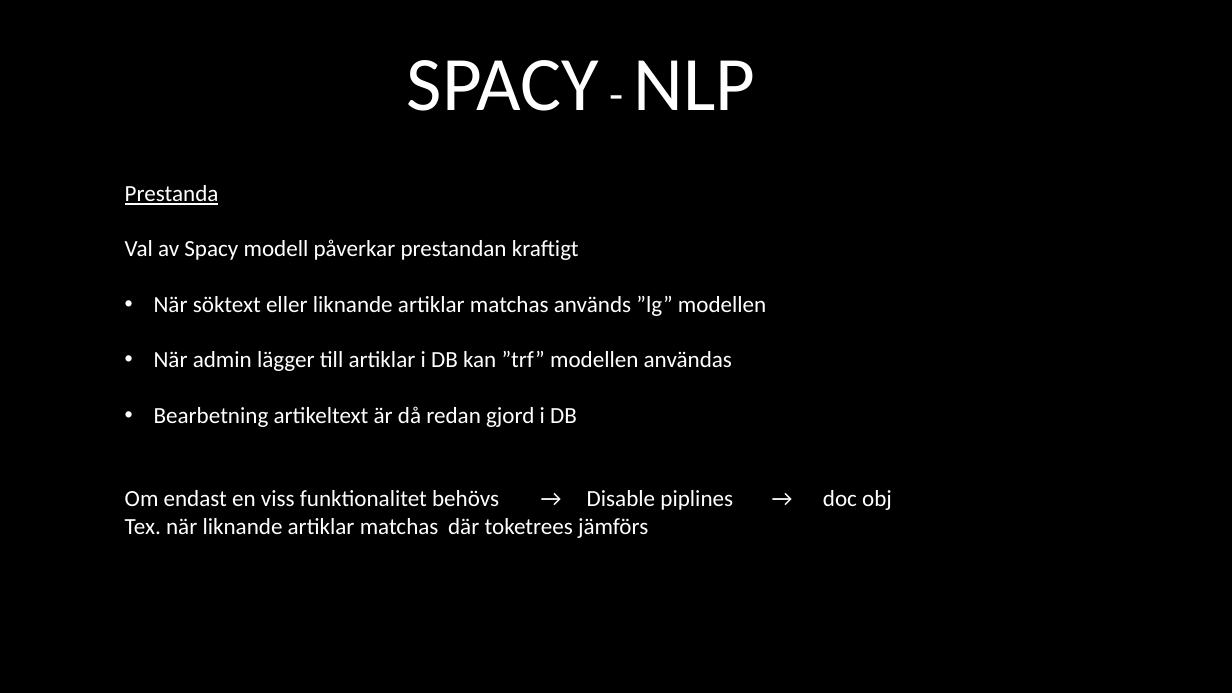
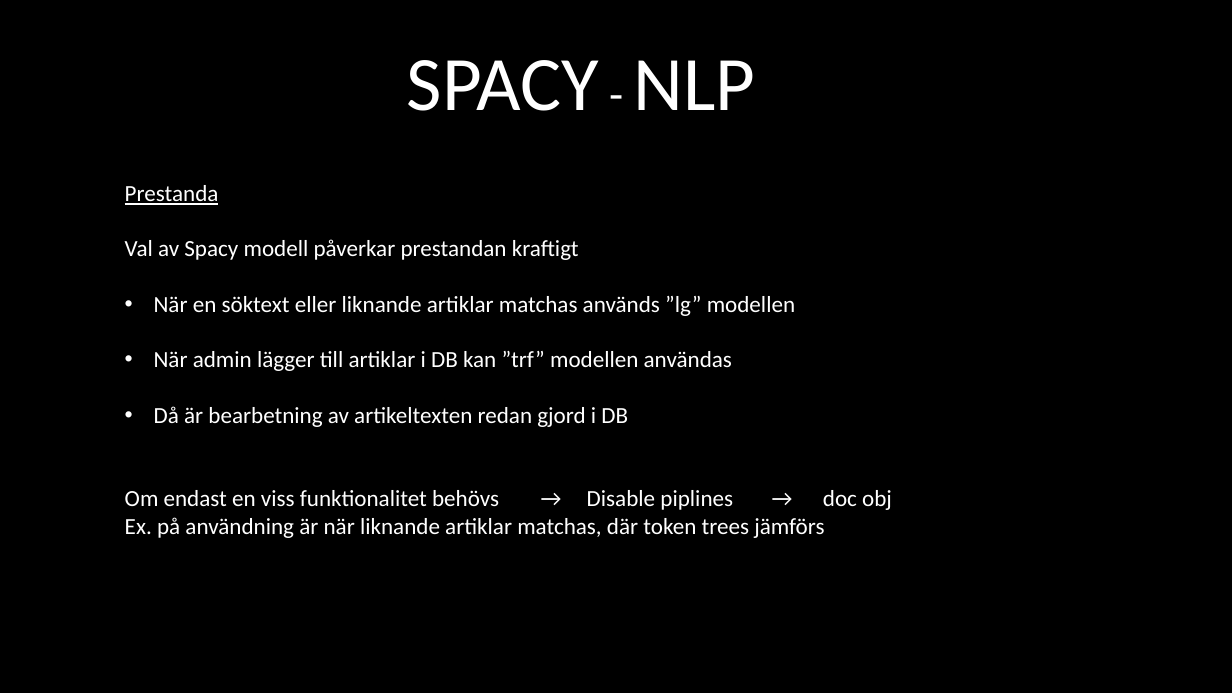
Before and after one commit to nextline501/Article-Finder, a slide deck: slide 5 of documentation/Grupp 3.pptx. Drawn at 1232x693 pixels with LibreOffice and Linux fonts; fonts in the diff are those of the drawing; background and template pictures are left out. Boxes give left, top, right and bottom in pixels: in the first picture for what was removed or moved away, otherwise in the second. Text is boxed around its words. In the diff, an @@ line names an element or a change of style, - is before the commit and + after.

Commit message:
Spelling errors in pptx

```diff
--- a/documentation/Grupp 3.pptx
+++ b/documentation/Grupp 3.pptx
@@ text at box(154, 296, 795, 316): text changed @@
-• När söktext eller liknande artiklar matchas används ”lg” modellen
+• När en söktext eller liknande artiklar matchas används ”lg” modellen
@@ text at box(154, 406, 628, 427): text changed @@
-• Bearbetning artikeltext är då redan gjord i DB
+• Då är bearbetning av artikeltexten redan gjord i DB
@@ text at box(125, 517, 824, 538): text changed @@
-Tex. när liknande artiklar matchas där toketrees jämförs
+Ex. på användning är när liknande artiklar matchas, där token trees jämförs
```
Also in this commit, not shown: 1 other slide changed.
